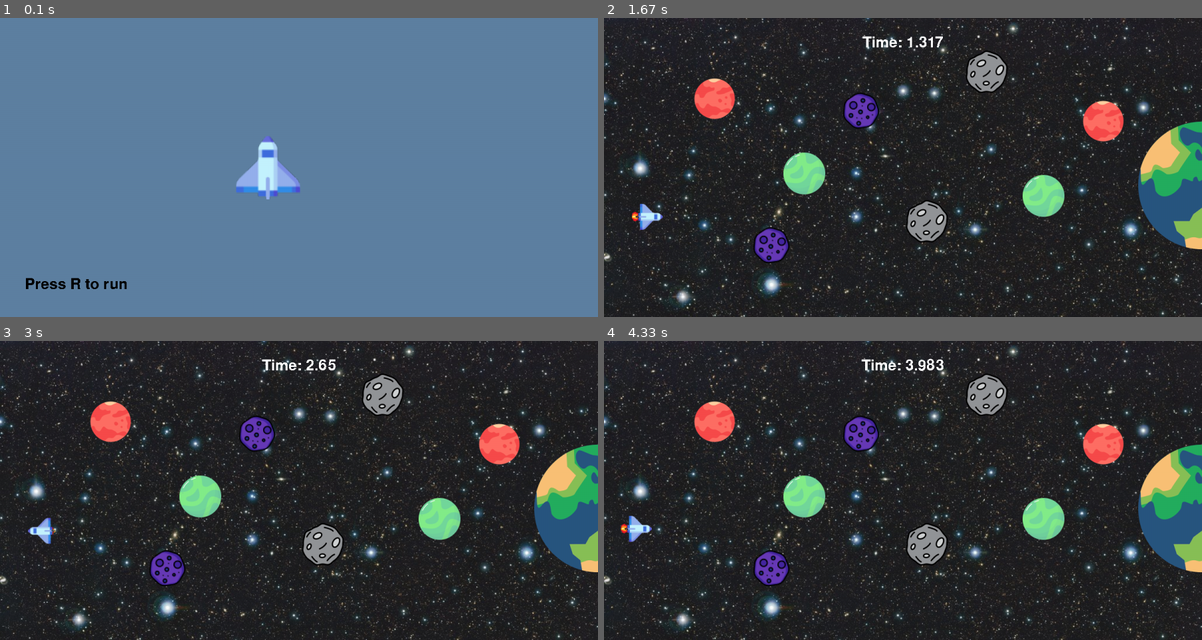
Above: before the commit, frames 1-4 (two rows, left to right).
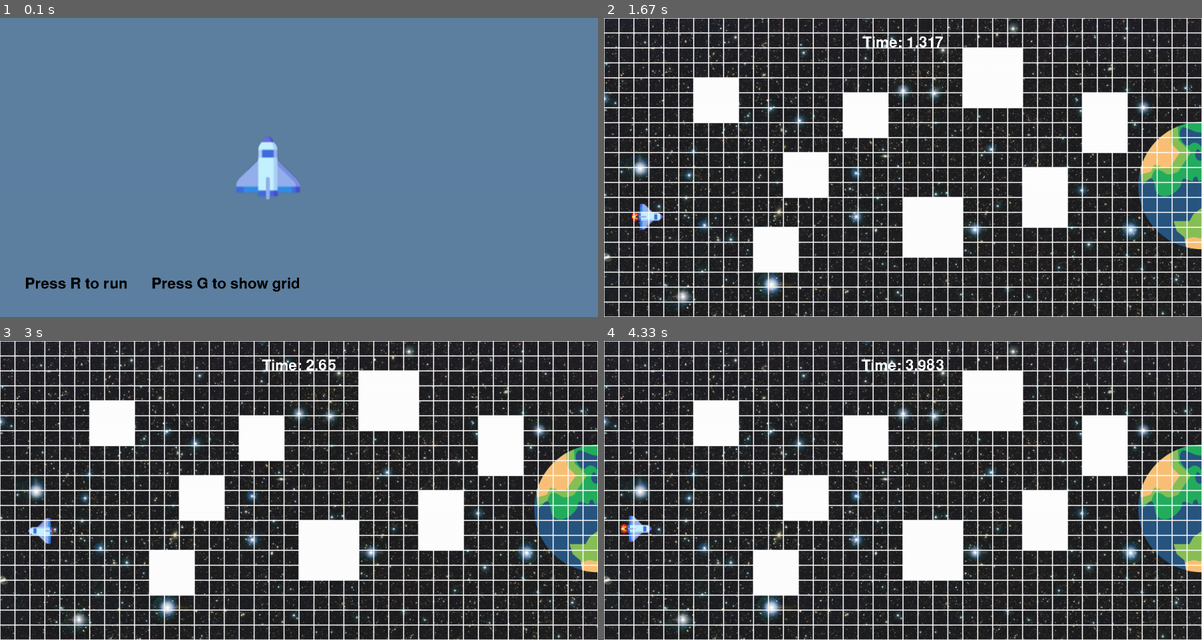
Above: after the commit, the same moments.

Repository: sandarusahan/AI-Principles---Pygame
Game: pygame game, started from aip_agent.py
Two runs of this game, one before a commit and one after it. Both use one fixed random seed, a clock stepped at 60 frames per second and the inputs below.
Inputs:
- Up to frame 1 (0.1 s): no input
- Up to frame 2 (1.67 s): tap R at 0.33 s; hold G 0.67-1.13 s; hold Right 0.67-1.13 s; hold Right 1.17-1.63 s
- Up to frame 3 (3 s): hold Up 1.67-1.97 s; hold Right 2-2.47 s; hold Left from 2.5 s (still down)
- Up to frame 4 (4.33 s): release Left at 3.03 s; hold Down 3.07-3.37 s; hold Left 3.4-3.8 s; hold Up 3.83-4.2 s; hold Right from 4.23 s (still down)

The runs differ from the first frame. In frame 1, 0.6% of the frame differs, in the area x 4-50%, y 86-92%; in frame 2, 30%; in frame 3, 30%, in the area x 0-100%, y 0-100%; in frame 4, 30%.

Commit message:
draw grid surface to map path finding

Diff:
--- a/aip_agent.py
+++ b/aip_agent.py
@@ -1,5 +1,5 @@
 import pygame
-import random
+import random , numpy
 import sys
 
 
@@ -103,6 +103,18 @@
 
     return (offset_X, offset_Y)
 
+def drawGrid():
+    global obs_map_arr, blockSize
+    blockSize #Set the size of the grid block
+
+    for x in range(0, screen_w, blockSize):
+        for y in range(0, screen_h, blockSize):
+            rect = pygame.Rect(x, y, blockSize, blockSize)
+            if not (rect.colliderect(obs_ast_1[1]) or obs_ast_2[1].colliderect(rect) or obs_ast_3[1].colliderect(rect) or obs_ast_4[1].colliderect(rect) or obs_plnt_1[1].colliderect(rect) or obs_plnt_2[1].colliderect(rect) or obs_plnt_3[1].colliderect(rect) or obs_plnt_4[1].colliderect(rect)):
+                pygame.draw.rect(gridSurface, 'white', rect, 1)
+            else:
+                pygame.draw.rect(gridSurface, 'white', rect)
+                obs_map_arr[int(y/blockSize)][int(x/blockSize)] = 1
 
 # Intialize the pygame
 pygame.init()
@@ -116,13 +128,17 @@
 # create the screen
 screen = pygame.display.set_mode((screen_w, screen_h))
 font = pygame.font.Font(pygame.font.get_default_font(), 30)
-
 game_active = False
 start_time = 0
 stat_velo = 0
 frame_rate = 60
 # Background
 background = pygame.image.load('space_bak2.png').convert()
+
+# Second surface for the grid
+blockSize = 30
+gridSurface = pygame.Surface((screen_w, screen_h),pygame.SRCALPHA, 32)
+obs_map_arr = numpy.zeros((int(screen_h/blockSize), int(screen_w/blockSize)))
 
 # Obstacles
 obs_plnt_1 = create_obstacle('planet.png', (screen_w*0.15, screen_h*0.2))
@@ -161,13 +177,11 @@
 
 player_agent_mask = pygame.mask.from_surface(player_agnt)
 
-player_agent_collide_rect = pygame.draw.rect(player_agnt, collide_rect_clr, pygame.Rect(0, 0, 64, 64), 2)
-player_agent_collide_rect_mask = pygame.mask.Mask((player_agnt_rect.width,player_agnt_rect.height), True)
 # End Screen
 player_agnt_up = pygame.image.load('spacecraft.png').convert_alpha()
 player_agnt_up = pygame.transform.rotozoom(player_agnt_up, 90, 2)
 player_agnt_up_rect = player_agnt_up.get_rect(center=(538, 300))
-message = font.render('Press R to run', False, 'black')
+message = font.render('Press R to run      Press G to show grid', False, 'black')
 message_rect = message.get_rect(bottomleft=(50, 550))
 time_score = 0
 game_message = ''
@@ -192,6 +206,8 @@
 freeze_movement = False
 is_collided = False
 display_time_score = 0
+
+show_grid_flag = False
 # Game Loop
 running = True
 while running:
@@ -215,6 +231,8 @@
     # Goal - Earth
     earth_animation()
     screen.blit(earth, earth_rect)
+
+    drawGrid()
     for event in pygame.event.get():
         if event.type == pygame.QUIT:
             running = False
@@ -235,6 +253,8 @@
                         player_move_down()
                 if event.key == pygame.K_r:
                     respawn_player()
+                if event.key == pygame.K_g:
+                    show_grid_flag = not show_grid_flag
             if event.type == pygame.KEYUP:
                 if event.key == pygame.K_LEFT or event.key == pygame.K_RIGHT or event.key == pygame.K_UP or event.key == pygame.K_DOWN:
                     playerX_change = 0
@@ -263,6 +283,8 @@
         player_agnt_rect.x += stat_velo
         screen.blit(player_agnt, player_agnt_rect)
         screen.blit(explotion, explotion_rect)
+        if show_grid_flag:
+            screen.blit(gridSurface,(0,0))
 
         if is_collided:
             freeze_movement = True
@@ -300,5 +322,6 @@
         if time_score > 0:
             screen.blit(time_score_surf, time_score_surf_rect)
 
+
     pygame.display.update()
     clock.tick(frame_rate)
